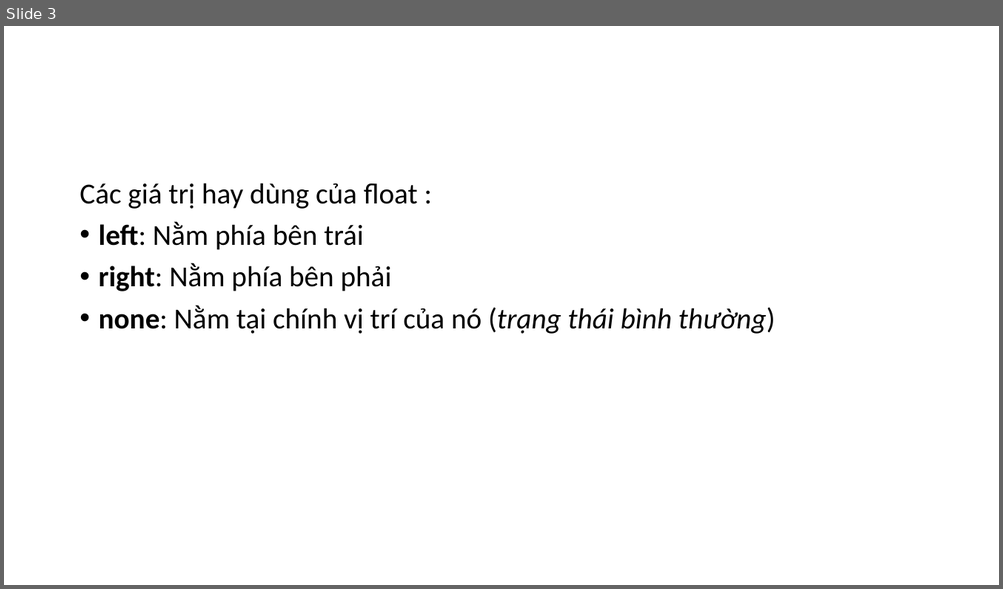
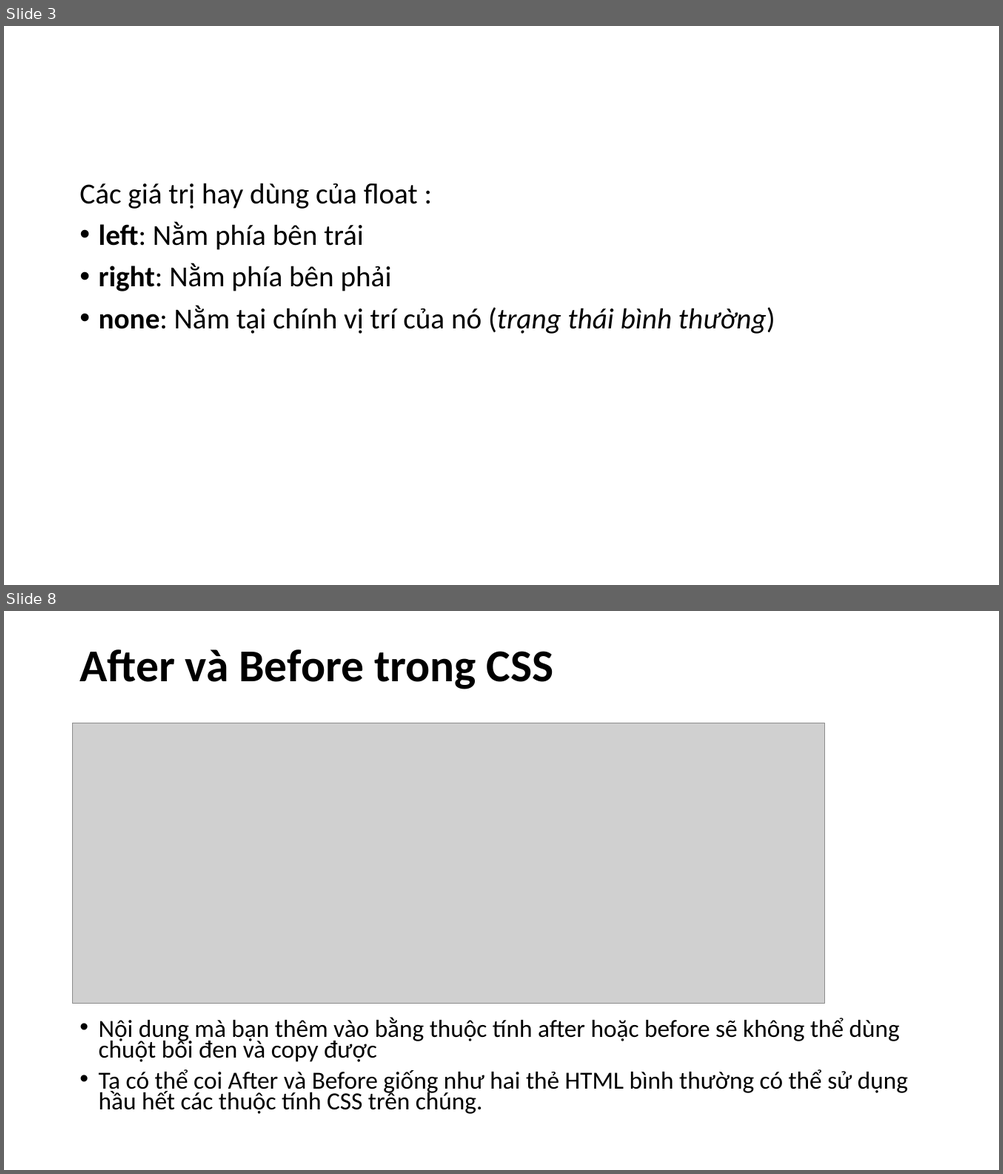
Before and after one commit to hoanghiep8921/ljava1909, a slide deck: slide/Layout.pptx. Shown one above the other, each under a label of ours: slide 3 before the commit, slides 3 and 8 after it; the slides between them are not shown. The pictures are 1003x589 and 1003x1174 pixels, drawn with LibreOffice and Linux fonts; fonts in the diff are those of the drawing; grey boxes stand for pictures. Boxes give left, top, right and bottom in pixels: in the first picture for what was removed or moved away, otherwise in the second. Text is boxed around its words. In the diff, an @@ line names an element or a change of style, - is before the commit and + after.

```diff
--- a/slide/Layout.pptx
+++ b/slide/Layout.pptx
@@ slide 8 added at [4,611,999,1170], background #FFFFFF @@
@@ title added at [79,649,554,689], 44 pt, text #000000, bold @@
+After và Before trong CSS
@@ picture added at [73,723,825,1003] @@
@@ text added at [99,1017,908,1114], 23.8 pt, text #000000 @@
+• Nội dung mà bạn thêm vào bằng thuộc tính after hoặc before sẽ không thể dùng chuột bôi đen và copy được
+• Ta có thể coi After và Before giống như hai thẻ HTML bình thường có thể sử dụng hầu hết các thuộc tính CSS trên chúng.
```
Also in this commit, not shown: 5 other slides added, 2 slides removed, 7 other files.
